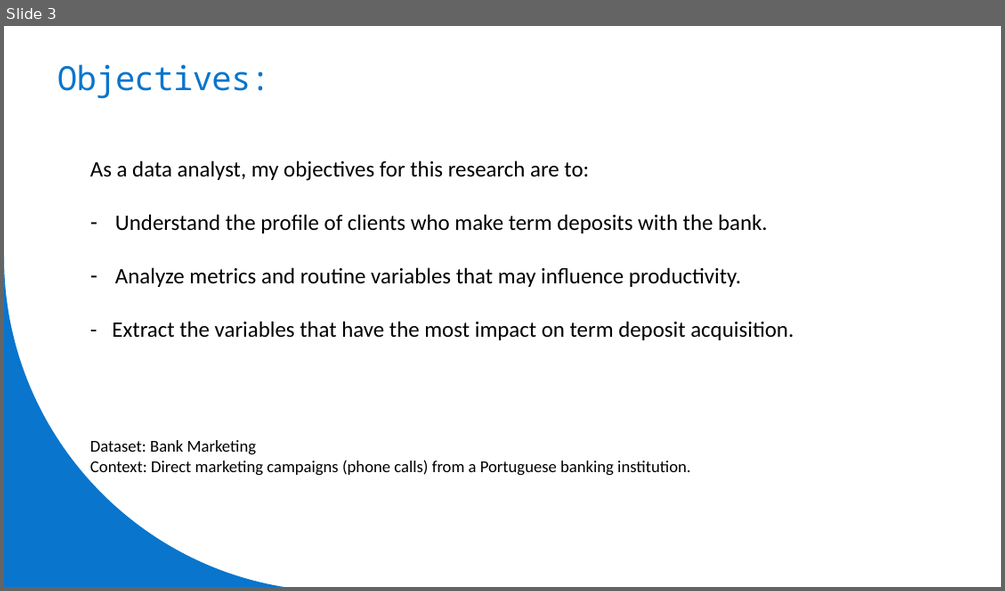
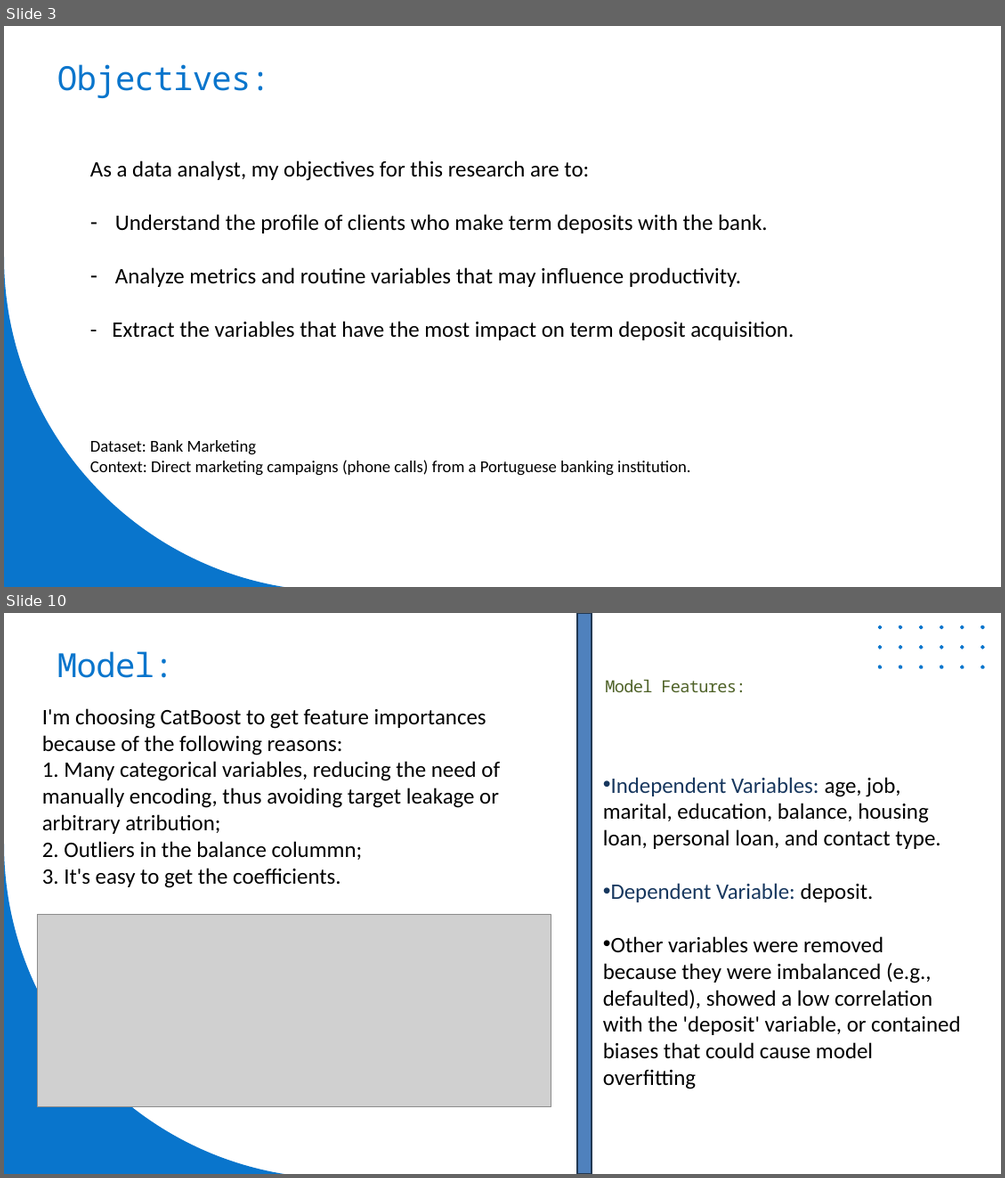
Before and after one commit to lippo1/bank-marketing-analysis, a slide deck: files en-us/presentation-en-us.pptx. Shown one above the other, each under a label of ours: slide 3 before the commit, slides 3 and 10 after it; the slides between them are not shown. The pictures are 1005x591 and 1005x1178 pixels, drawn with LibreOffice and Linux fonts; fonts in the diff are those of the drawing; grey boxes stand for pictures. Boxes give left, top, right and bottom in pixels: in the first picture for what was removed or moved away, otherwise in the second. Text is boxed around its words. In the diff, an @@ line names an element or a change of style, - is before the commit and + after.

```diff
--- a/files en-us/presentation-en-us.pptx
+++ b/files en-us/presentation-en-us.pptx
@@ slide 10 added at bbox=[4, 613, 1001, 1174], background #FFFFFF @@
@@ rectangle added at bbox=[577, 613, 591, 1174], fill #4F81BD, outline #233953 2 pt @@
@@ freeform shape added at bbox=[878, 625, 985, 669], fill #0975CC @@
@@ title added at bbox=[57, 651, 174, 678], 48 pt, text #0975CC @@
+Model:
@@ text added at bbox=[605, 679, 745, 692], 24 pt, text #4F6228 @@
+Model Features:
@@ text added at bbox=[42, 708, 500, 888], 32 pt, text #000000 @@
+I'm choosing CatBoost to get feature importances because of the following reasons:
+1. Many categorical variables, reducing the need of manually encoding, thus avoiding target leakage or arbitrary atribution;
+2. Outliers in the balance colummn;
+3. It's easy to get the coefficients.
@@ text added at bbox=[603, 777, 960, 1089], 32 pt, text #000000 @@
+• Independent Variables: age, job, marital, education, balance, housing loan, personal loan, and contact type.
+• Dependent Variable: deposit.
+• Other variables were removed because they were imbalanced (e.g., defaulted), showed a low correlation with the 'deposit' variable, or contained biases that could cause model overfitting
@@ freeform shape added at bbox=[4, 844, 284, 1174], fill #0975CC @@
@@ picture added at bbox=[38, 914, 550, 1106] @@
```
Also in this commit, not shown: 3 slides changed, 5 other slides added, 6 slides removed.
